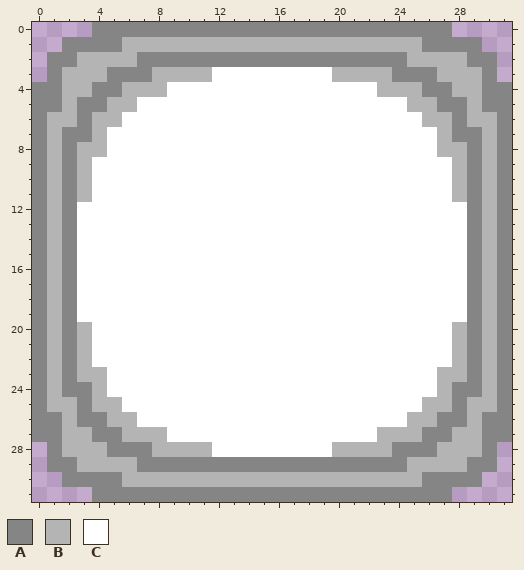
File history of a pixel-art file, Assets/Sprites/ui-9.aseprite. That is the earlier state.
32x32 pixels, 1 frame.
Palette (. is transparent): A #858585  B #b4b4b4  C #ffffff
Now the later version:
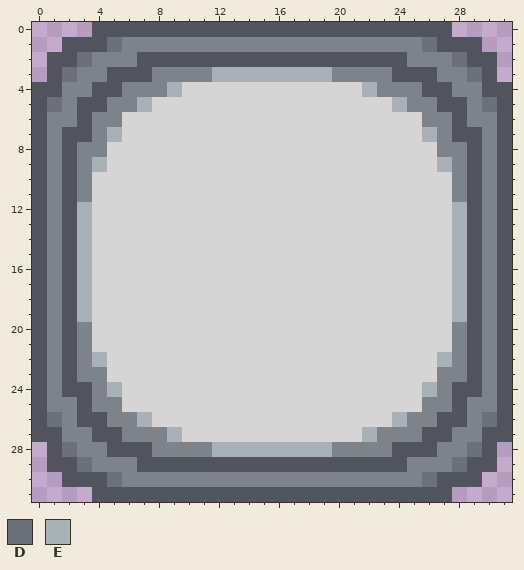
Colours new in this view: D #6b7179  E #a8b2b6
Diff:
Colour A changes from #858585 to #51545c.
Colour B changes from #b4b4b4 to #7c8389.
Colour C changes from #ffffff to #d5d5d5.
Layer "Layer 1":
Colour A gives way to colour D in row 1 at x 5 and 26; in row 5 at x 1 and 30; in row 26 at x 1 and 30; in row 30 at x 5 and 26.
Colour B gives way to colour D in row 2 at x 3 and 28; in row 3 at x 2 and 29; in row 28 at x 2 and 29; in row 29 at x 3 and 28.
Colour C gives way to colour E in row 3 at x 12 to 19; in row 4 at x 9 and 22; in row 5 at x 7 and 24; in row 7 at x 5 and 26; in row 9 at x 4 and 27; in rows 12 to 19 at x 3 and 28.
Colour C gives way to colour E in row 22 at x 4 and 27; in row 24 at x 5 and 26; in row 26 at x 7 and 24; in row 27 at x 9 and 22; in row 28 at x 12 to 19.
Changed places in both pictures, as pixel boxes (x1, y1, x2, y2):
changed: (32, 22, 512, 502)
